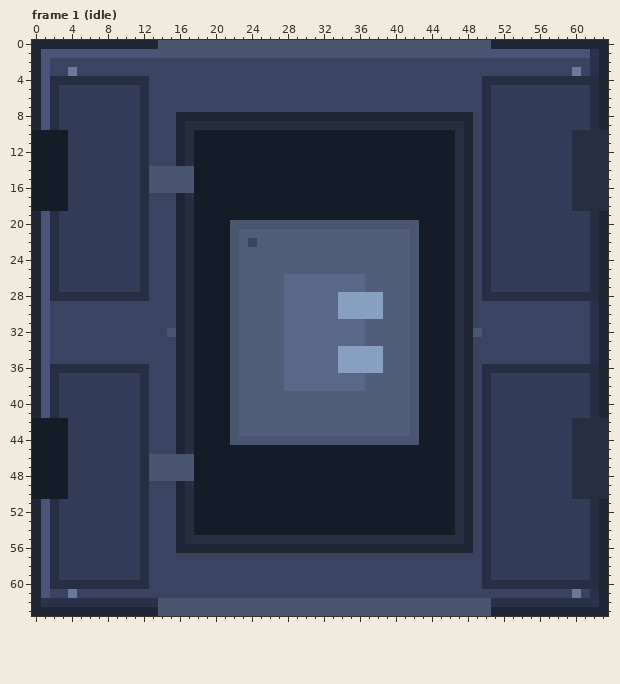
Edited in one commit: pixel-art file (buildings/assembler/sprites/main.aseprite). Above, as it was before the edit.
64x64 pixels, 10 frames. Colours within 5 levels of each other are drawn and written as one. Shown: frame 1 (idle). The commit also changed other frames, which this record leaves out.
Now the later version:
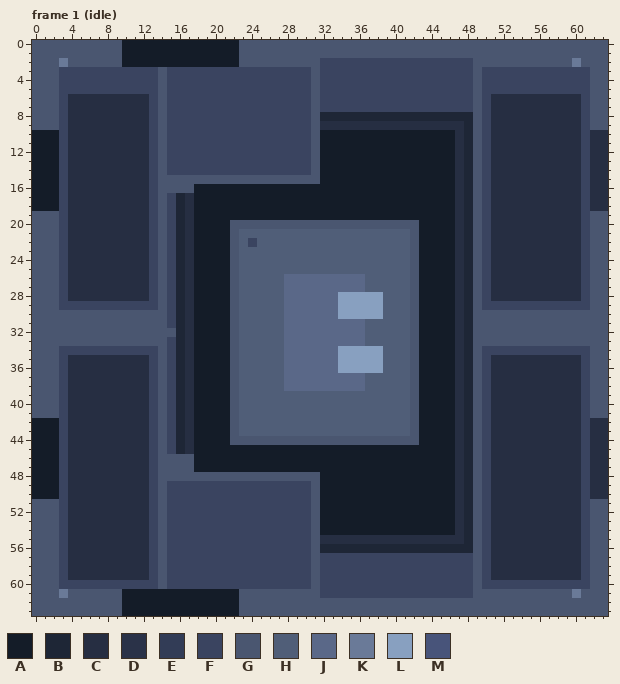
Palette (. is transparent): A #141c28  B #1e2636  C #262e42  D #2a3248  E #323c56  F #3a4460  G #4a5670  H #505e78  J #5a6888  K #6a7a98  L #88a0c0  M #48547a
Diff:
Changed rows in their new state; - is an unchanged pixel.
Frame 1 (idle), layer "top":
first column x 0:
 0 GGGGGGGGGGAAAAAAAAAAAAA----------------------------GGGGGGGGGGGGG
 1 GGGGGGGGGGAAAAAAAAAAAAA----------------------------GGGGGGGGGGGGG
 2 GGGKGGGGGGAAAAAAAAAAAAAGGGGGGGGG-----------------GGGGGGGGGGGKGGG
 3 GGG-F---------G----------------G-----------------G----------F-GG
 4 GGGFFFFFFFFFF-G----------------G-----------------GFFFFFFFFFFFFGG
 5 GGGFFFFFFFFFF-G----------------G-----------------GFFFFFFFFFFFFGG
 6 GGGFCCCCCCCC--G----------------G-----------------GFCCCCCCCCCCFGG
 7 GGGFCCCCCCCC--G----------------G-----------------GFCCCCCCCCCCFGG
 8 GGGFCCCCCCCC--G-FFFFFFFFFFFFFFFG-----------------GFCCCCCCCCCCFGG
 9 GGGFCCCCCCCC--G-FFFFFFFFFFFFFFFG-----------------GFCCCCCCCCCCFGG
10 ---FCCCCCCCC--G-FFFFFFFFFFFFFFFG-----------------GFCCCCCCCCC-F--
11 ---FCCCCCCCC--G-FFFFFFFFFFFFFFFG-----------------GFCCCCCCCCC-F--
12 ---FCCCCCCCC--G-FFFFFFFFFFFFFFFG-----------------GFCCCCCCCCC-F--
13 ---FCCCCCCCC--G-FFFFFFFFFFFFFFFG-----------------GFCCCCCCCCC-F--
14 ---FCCCCCCCC-F-FFFFFFFFFFFFFFFFG-----------------GFCCCCCCCCC-F--
15 ---FCCCCCCCC-F----GGGGGGGGGGGGGG-----------------GFCCCCCCCCC-F--
16 ---FCCCCCCCC-F-----------------------------------GFCCCCCCCCC-F--
17 ---FCCCCCCCC--G----------------------------------GFCCCCCCCCC-F--
18 ---FCCCCCCCC--G----------------------------------GFCCCCCCCCC-F--
19 GGGFCCCCCCCC--G----------------------------------GFCCCCCCCCCCFGG
20 GGGFCCCCCCCC--G----------------------------------GFCCCCCCCCCCFGG
21 GGGFCCCCCCCC--G----------------------------------GFCCCCCCCCCCFGG
22 GGGFCCCCCCCC--G----------------------------------GFCCCCCCCCCCFGG
23 GGGFCCCCCCCC--G----------------------------------GFCCCCCCCCCCFGG
24 GGGFCCCCCCCC--G----------------------------------GFCCCCCCCCCCFGG
25 GGGFCCCCCCCC--G----------------------------------GFCCCCCCCCCCFGG
26 GGGFCCCCCCCC--G----------------------------------GFCCCCCCCCCCFGG
27 GGGFCCCCCCCC--G----------------------------------GFCCCCCCCCCCFGG
28 GGGF----------G----------------------------------GF----------FGG
29 GGG-----------G----------------------------------G------------GG
30 GGGGGGGGGGGGGGG----------------------------------GGGGGGGGGGGGGGG
31 GGGGGGGGGGGGGGG----------------------------------GGGGGGGGGGGGGGG
32 GGGGGGGGGGGGGGG-----------------------------------GGGGGGGGGGGGGG
33 GGGGGGGGGGGGGGG----------------------------------GGGGGGGGGGGGGGG
34 GGG-----------G----------------------------------G------------GG
35 GGG-CCCCCCCCC-G----------------------------------G-CCCCCCCCCC-GG
36 GGGF----------G----------------------------------GF----------FGG
37 GGGFCCCCCCCC--G----------------------------------GFCCCCCCCCCCFGG
38 GGGFCCCCCCCC--G----------------------------------GFCCCCCCCCCCFGG
39 GGGFCCCCCCCC--G----------------------------------GFCCCCCCCCCCFGG
40 GGGFCCCCCCCC--G----------------------------------GFCCCCCCCCCCFGG
41 GGGFCCCCCCCC--G----------------------------------GFCCCCCCCCCCFGG
42 ---FCCCCCCCC--G----------------------------------GFCCCCCCCCC-F--
43 ---FCCCCCCCC--G----------------------------------GFCCCCCCCCC-F--
44 ---FCCCCCCCC--G----------------------------------GFCCCCCCCCC-F--
45 ---FCCCCCCCC--G----------------------------------GFCCCCCCCCC-F--
46 ---FCCCCCCCC-F-----------------------------------GFCCCCCCCCC-F--
47 ---FCCCCCCCC-F-----------------------------------GFCCCCCCCCC-F--
48 ---FCCCCCCCC-F----GGGGGGGGGGGGGG-----------------GFCCCCCCCCC-F--
49 ---FCCCCCCCC--G-FFFFFFFFFFFFFFFG-----------------GFCCCCCCCCC-F--
50 ---FCCCCCCCC--G-FFFFFFFFFFFFFFFG-----------------GFCCCCCCCCC-F--
51 GGGFCCCCCCCC--G-FFFFFFFFFFFFFFFG-----------------GFCCCCCCCCCCFGG
52 GGGFCCCCCCCC--G-FFFFFFFFFFFFFFFG-----------------GFCCCCCCCCCCFGG
53 GGGFCCCCCCCC--G-FFFFFFFFFFFFFFFG-----------------GFCCCCCCCCCCFGG
54 GGGFCCCCCCCC--G-FFFFFFFFFFFFFFFG-----------------GFCCCCCCCCCCFGG
55 GGGFCCCCCCCC--G-FFFFFFFFFFFFFFFG-----------------GFCCCCCCCCCCFGG
56 GGGFCCCCCCCC--G-FFFFFFFFFFFFFFFG-----------------GFCCCCCCCCCCFGG
57 GGGFCCCCCCCC--G----------------G-----------------GFCCCCCCCCCCFGG
58 GGGFCCCCCCCC--G----------------G-----------------GFCCCCCCCCCCFGG
59 GGGFCCCCCCCC--G----------------G-----------------GFCCCCCCCCCCFGG
60 GGGFFFFFFFFFF-G----------------G-----------------GFFFFFFFFFFFFGG
61 GGGKGGGGGGAAAAAAAAAAAAAGGGGGGGGG-----------------GGGGGGGGGGG-GGG
62 GGGGGGGGGGAAAAAAAAAAAAA----------------------------GGGGGGGGGGGGG
63 GGGGGGGGGGAAAAAAAAAAAAA----------------------------GGGGGGGGGGGGG
